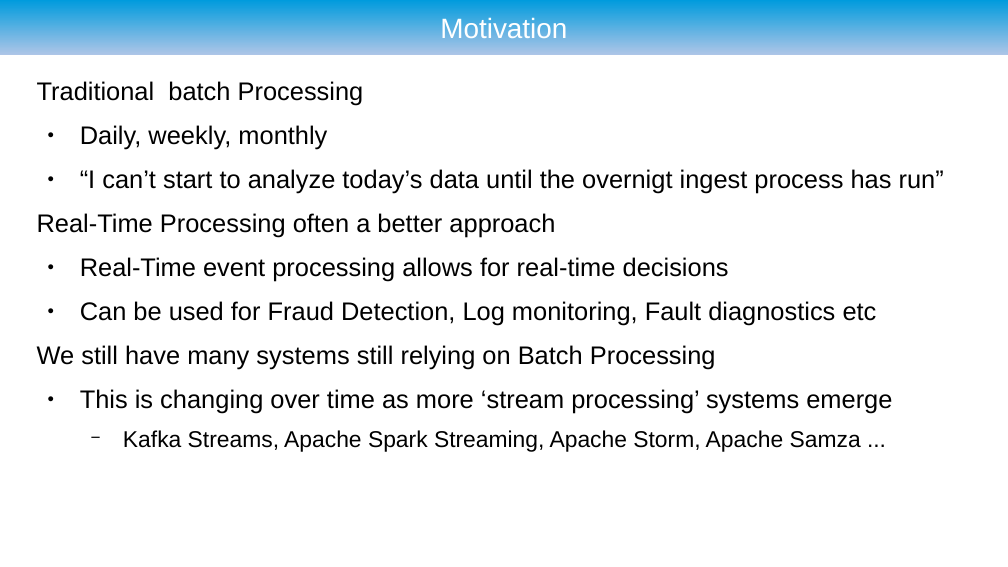
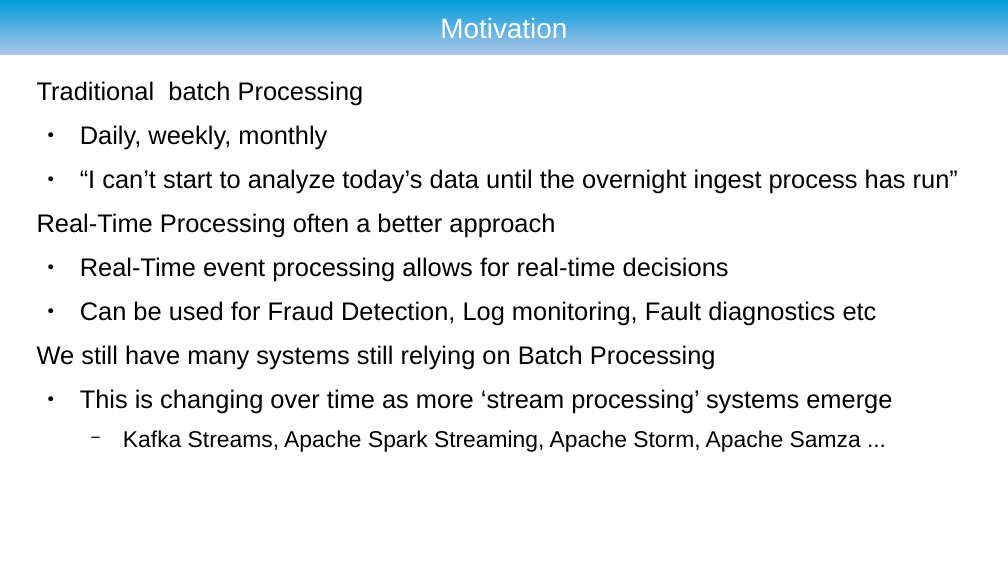
Before and after one commit to ryzlab/kafka-kompetensdag, a slide deck: slide 3 of doc/presentation-umejug.odp. Drawn at 1008x567 pixels with LibreOffice and Linux fonts; fonts in the diff are those of the drawing; background and template pictures are left out. Boxes give left, top, right and bottom in pixels: in the first picture for what was removed or moved away, otherwise in the second. Text is boxed around its words. In the diff, an @@ line names an element or a change of style, - is before the commit and + after.

```diff
--- a/doc/presentation-umejug.odp
+++ b/doc/presentation-umejug.odp
@@ text at box(80, 169, 958, 194): text changed @@
-● “I can’t start to analyze today’s data until the overnigt ingest process has run”
+● “I can’t start to analyze today’s data until the overnight ingest process has run”
```
Also in this commit, not shown: 4 other slides changed, 1 slide added, 12 other files.
